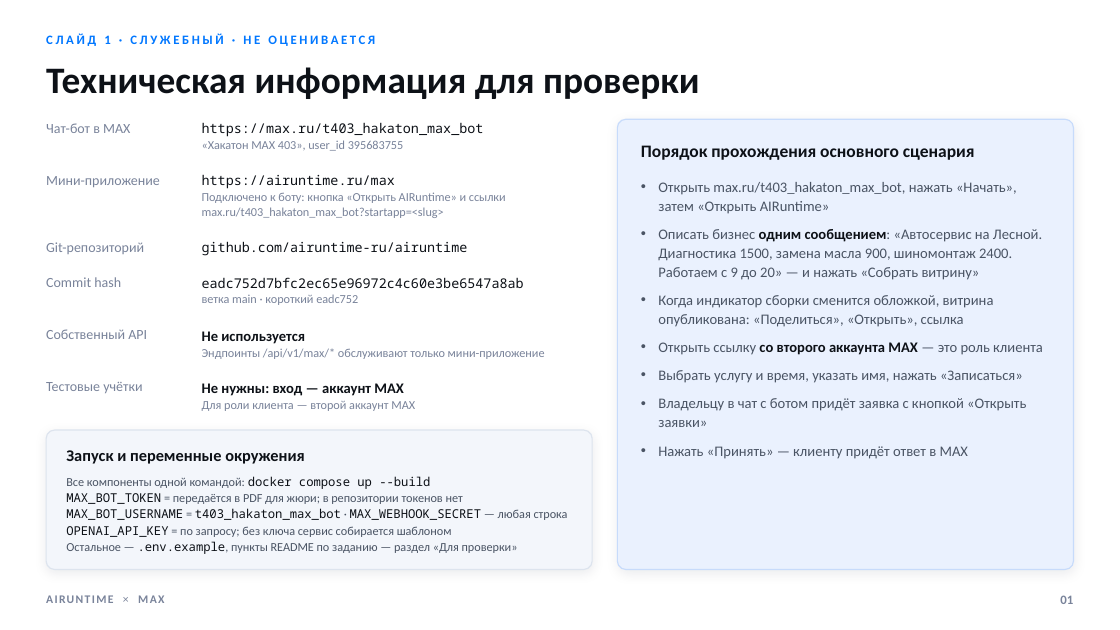
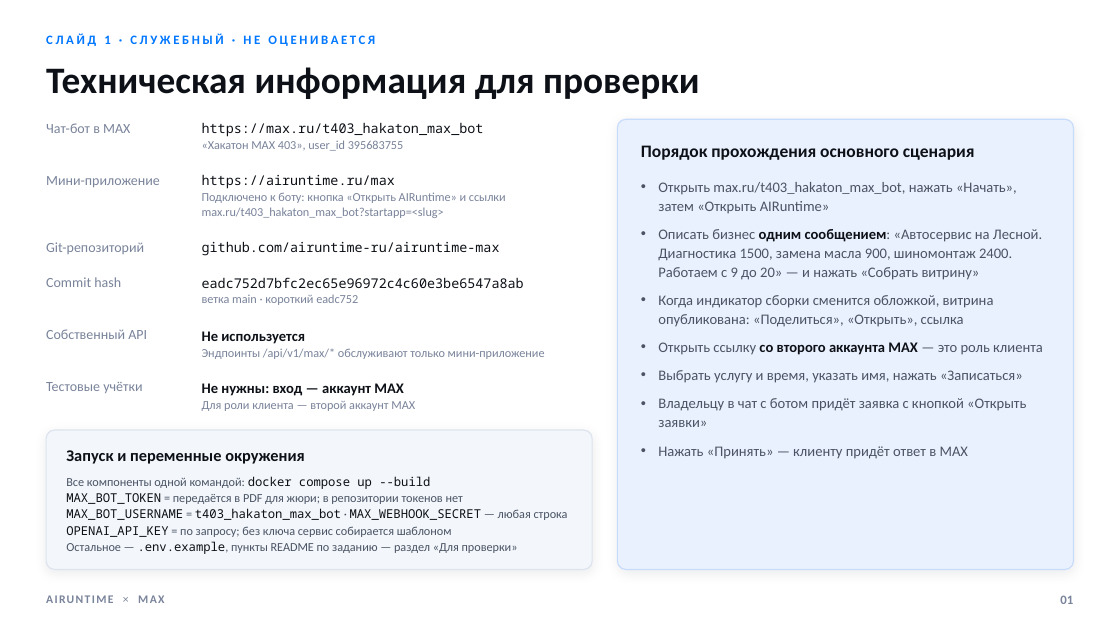
Before and after one commit to airuntime-ru/airuntime, a slide deck: slide 1 of docs/max-presentation/presentation.pptx. Drawn at 1120x630 pixels with LibreOffice and Linux fonts; fonts in the diff are those of the drawing. Boxes give left, top, right and bottom in pixels: in the first picture for what was removed or moved away, otherwise in the second. Text is boxed around its words. In the diff, an @@ line names an element or a change of style, - is before the commit and + after.

```diff
--- a/docs/max-presentation/presentation.pptx
+++ b/docs/max-presentation/presentation.pptx
@@ text at (x1=202, y1=241, x2=500, y2=256): text changed @@
-github.com/airuntime-ru/airuntime
+github.com/airuntime-ru/airuntime-max
```
Also in this commit, not shown: 1 other slide changed, 2 other files.
